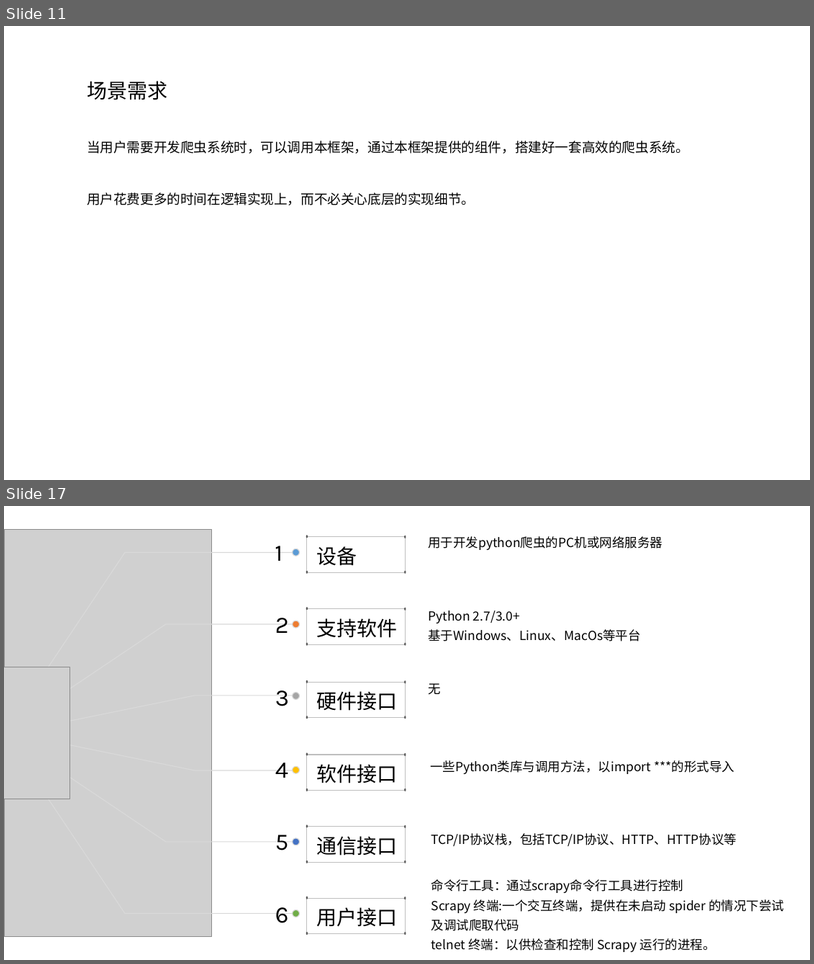
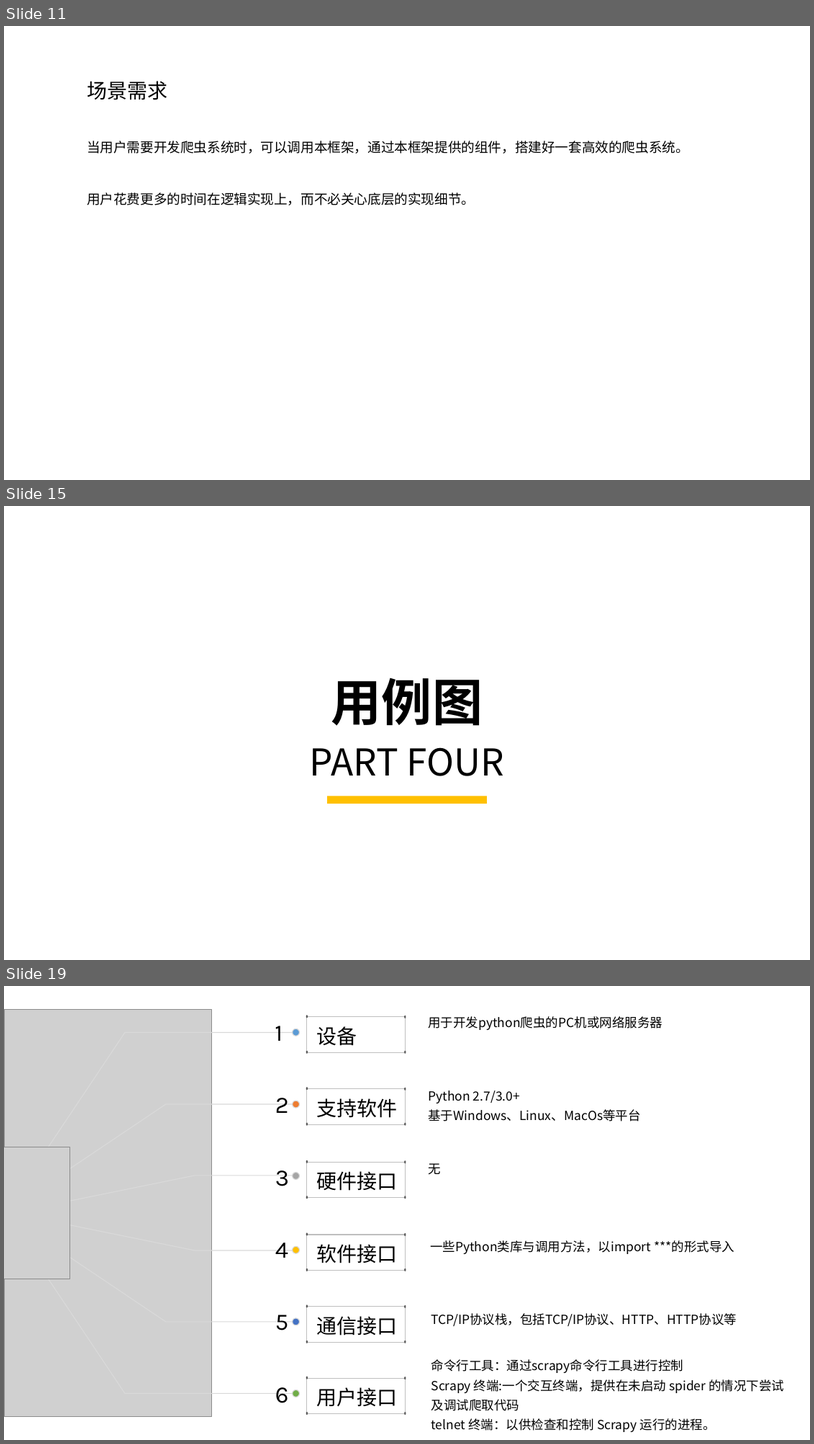
Before and after one commit to bhsei/17TeamC, a slide deck: 3.项目ppt/需求工作（1）.pptx. Shown one above the other, each under a label of ours: slides 11 and 17 before the commit, slides 11, 15 and 19 after it; the slides between them are not shown. The pictures are 814x964 and 814x1444 pixels, drawn with LibreOffice and Linux fonts; fonts in the diff are those of the drawing; grey boxes stand for pictures; background and template pictures are left out. Boxes give left, top, right and bottom in pixels: in the first picture for what was removed or moved away, otherwise in the second. Text is boxed around its words. In the diff, an @@ line names an element or a change of style, - is before the commit and + after.

Commit message:
修改ppt，新增用例图

```diff
--- a/3.项目ppt/需求工作（1）.pptx
+++ b/3.项目ppt/需求工作（1）.pptx
@@ slide 15 added at box(4, 506, 810, 960), background #FFFFFF @@
@@ text added at box(332, 677, 483, 726), 60 pt, text #000000, bold @@
+用例图
@@ text added at box(310, 747, 504, 776), 44 pt, text #000000 @@
+PART FOUR
@@ rectangle added at box(328, 795, 487, 803), fill #FFC000 @@
@@ what was slide 17 is now slide 19 @@
```
Also in this commit, not shown: 5 slides changed, 2 other slides added, 1 slide removed, 1 other file.
